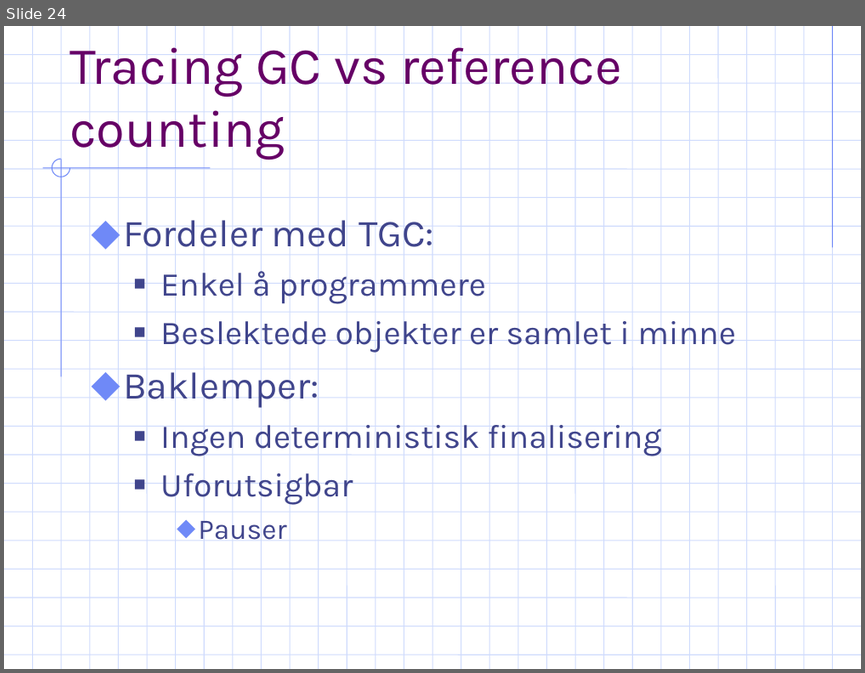
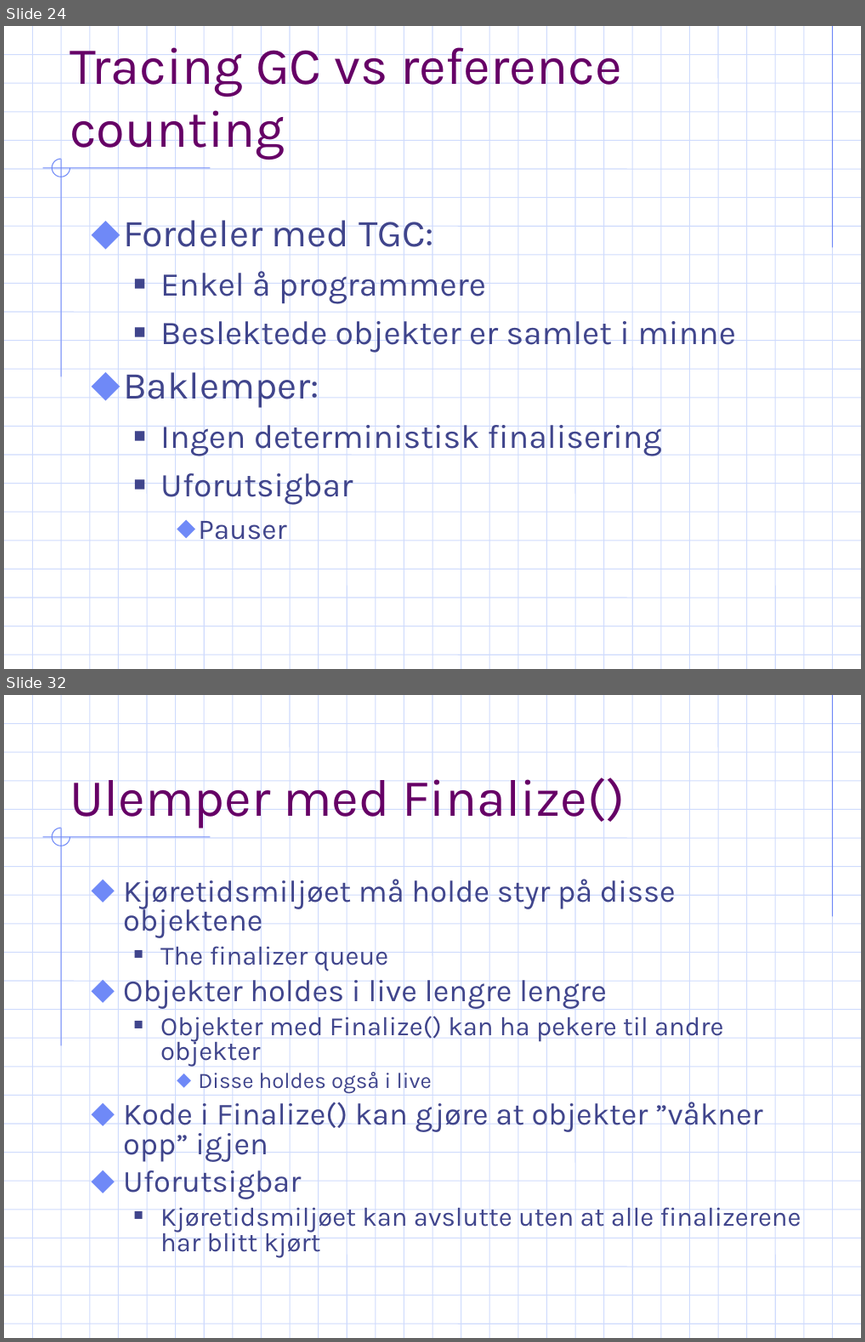
Before and after one commit to ArildF/masters, a slide deck: trunk/thesis/presentation.ppt. Shown one above the other, each under a label of ours: slide 24 before the commit, slides 24 and 32 after it; the slides between them are not shown. The pictures are 865x673 and 865x1342 pixels, drawn with LibreOffice and Linux fonts; fonts in the diff are those of the drawing; background and template pictures are left out. Boxes give left, top, right and bottom in pixels: in the first picture for what was removed or moved away, otherwise in the second. Text is boxed around its words. In the diff, an @@ line names an element or a change of style, - is before the commit and + after.

```diff
--- a/trunk/thesis/presentation.ppt
+++ b/trunk/thesis/presentation.ppt
@@ slide 32 added at <box>4,695,861,1338</box>, background #FFFFFF; not listed: 55 template elements that a slide beside it also shows @@
@@ title added at <box>69,769,624,828</box>, 44 pt, text #660066 @@
+Ulemper med Finalize()
@@ text added at <box>123,873,801,1257</box>, 25.9 pt, text #40458C @@
+⬥ Kjøretidsmiljøet må holde styr på disse objektene
+  ■ The finalizer queue
+⬥ Objekter holdes i live lengre lengre
+  ■ Objekter med Finalize() kan ha pekere til andre objekter
+    ⬥ Disse holdes også i live
+⬥ Kode i Finalize() kan gjøre at objekter ”våkner opp” igjen
+⬥ Uforutsigbar
+  ■ Kjøretidsmiljøet kan avslutte uten at alle finalizerene har blitt kjørt
```
Also in this commit, not shown: 1 slide changed, 36 other slides added, 1 slide removed.
